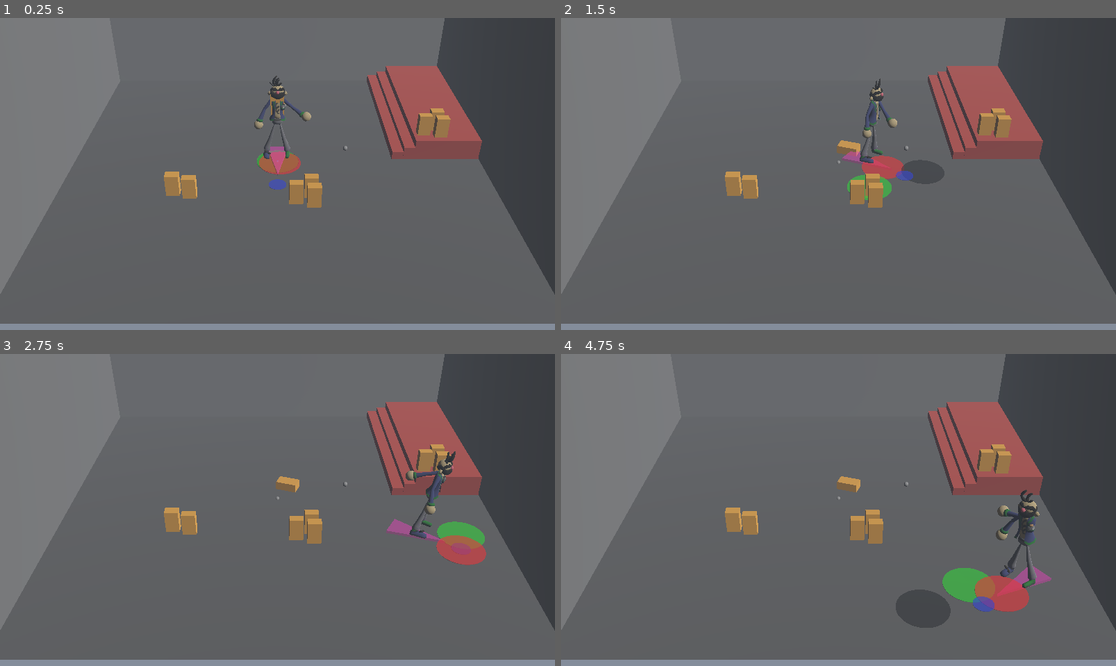
Above: before the commit, frames 1-4 (two rows, left to right).
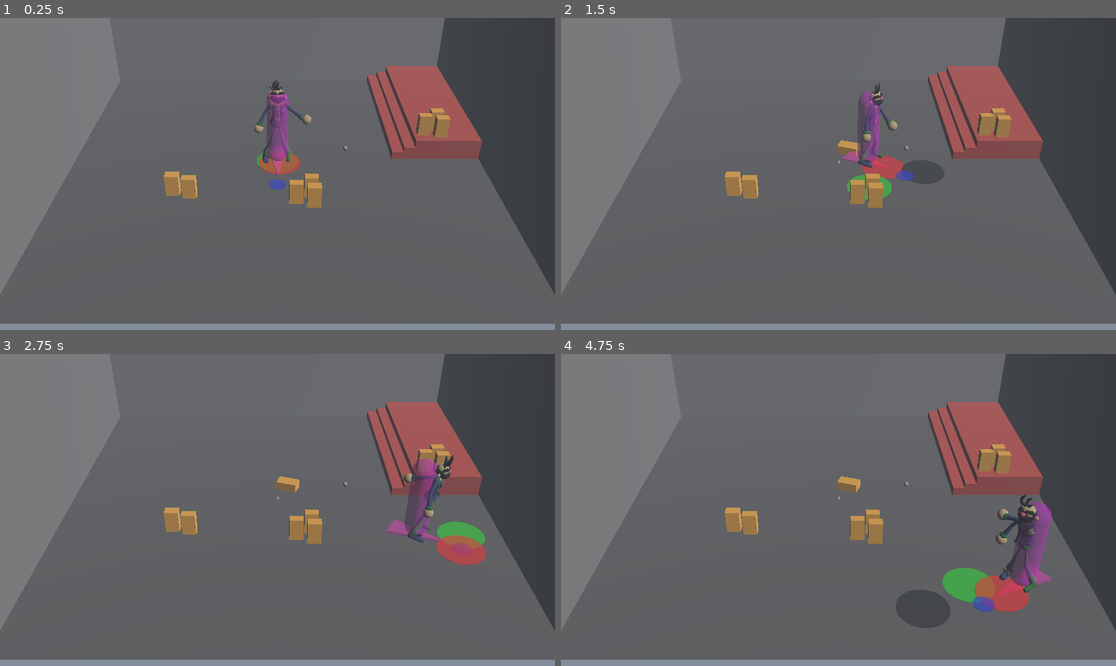
Above: after the commit, the same moments.

Repository: JulienKaspar/godot-wild-jam-88
Game: Godot game, scene res://Levels/Gyms/lvl_player_parkour.tscn
The game is run twice, just before and just after one commit, with the same random seed, the same clock (stepped at 60 frames per second) and the same inputs.
Inputs:
- Up to frame 1 (0.25 s): no input
- Up to frame 2 (1.5 s): hold D (move_right) 0.53-1.28 s; hold S (move_back) from 1.28 s (still down)
- Up to frame 3 (2.75 s): release S (move_back) at 2.03 s; hold D (move_right) from 2.03 s (still down)
- Up to frame 4 (4.75 s): release D (move_right) at 2.78 s; hold W (move_forward) 2.78-3.53 s; hold A (move_left) from 3.53 s (still down)

The runs differ from the first frame. In frame 1, 1.0% of the frame differs, in the area x 45-57%, y 18-47%; in frame 2, 0.9%; in frame 3, 1.2%; in frame 4, 1.5%, in the area x 78-89%, y 43-77%.

Commit message:
Position imported character to be a bit lower

Diff:
--- a/Characters/Player/player_body.tscn
+++ b/Characters/Player/player_body.tscn
@@ -9,6 +9,7 @@
 animation_player = NodePath("PlayerArmature/AnimationPlayer")
 
 [node name="PlayerArmature" parent="." instance=ExtResource("1_wnhn1")]
+transform = Transform3D(1, 0, 0, 0, 1, 0, 0, 0, 1, 0, -0.09966099, 0)
 script = ExtResource("2_codw7")
 
 [node name="RayCast3D" type="RayCast3D" parent="."]
--- a/Characters/Player/player_controller.tscn
+++ b/Characters/Player/player_controller.tscn
@@ -73,7 +73,6 @@
 
 [node name="MeshInstance3D" type="MeshInstance3D" parent="RigidBally3D/upper_body_pivot"]
 transform = Transform3D(1, 0, 0, 0, 1, 0, 0, 0, 1, 0, 0.7315148, 0)
-visible = false
 mesh = SubResource("CapsuleMesh_jkj6u")
 
 [node name="MeshInstance3D2" type="MeshInstance3D" parent="RigidBally3D/upper_body_pivot"]
